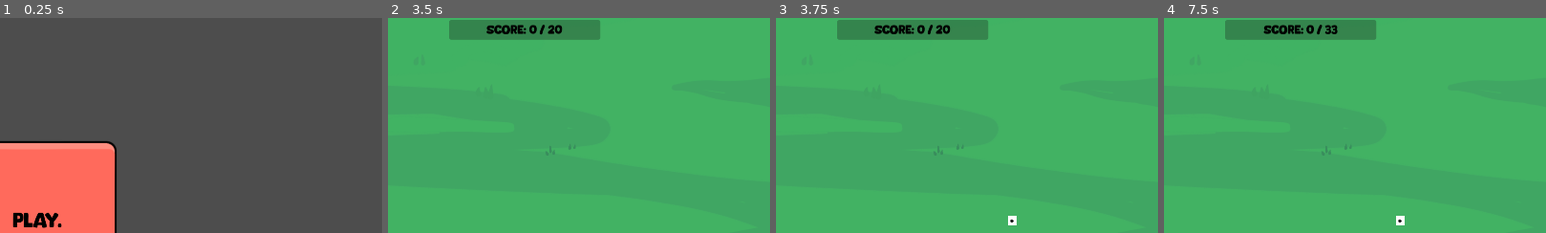
Above: before the commit, frames 1-4 (left to right).
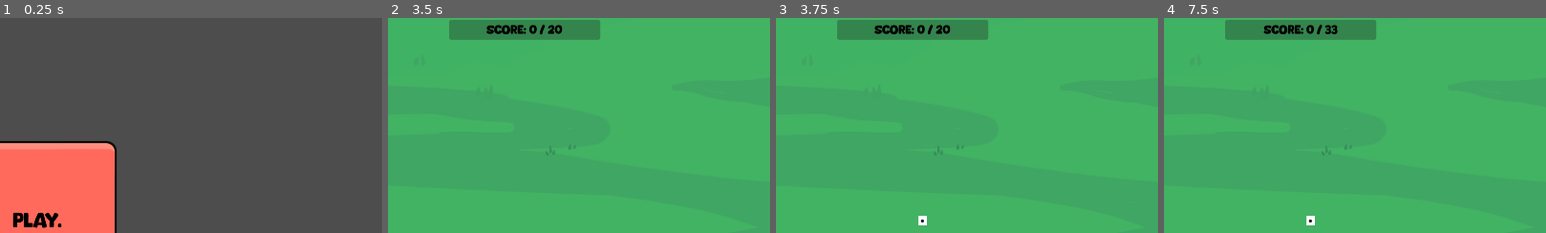
Above: after the commit, the same moments.

Repository: elliotfontaine/gmtk-2025-submission
Game: Godot game, scene res://scenes/main_menu.tscn
The game is run twice, just before and just after one commit, with the same random seed, the same clock (stepped at 60 frames per second) and the same inputs. The engine's default icon, where the game draws it, is replaced by a stand-in: a white triangle on a blue panel in a dark square.
Inputs (mouse positions are % of the whole screen's width and height, from its top left):
- Up to frame 1 (0.25 s): no input
- Up to frame 2 (3.5 s): click "play." at 0.5 s; click "Next Loop" at 1.25 s; click "Next Loop" at 2 s; click "RE-ROLL: 30" at 2.75 s
- Up to frame 3 (3.75 s): click (9, 48) at 3.52 s
- Up to frame 4 (7.5 s): click "RE-ROLL: 30" at 4.25 s; click (9, 48) at 5.02 s; click "RE-ROLL: 30" at 5.75 s; click (9, 48) at 6.52 s; click "Next Loop" at 7.25 s
The pictures show only the part of the screen within x 45-95%, y 3-53%; the shares and areas given below are measured in that part.

Frames 1-2 are identical in both runs. In frame 3, 0.2% of the frame differs, in the area x 37-63%, y 92-97%; in frame 4, 0.2%.

Commit message:
adjusted camera offset

Diff:
--- a/scenes/world.tscn
+++ b/scenes/world.tscn
@@ -18,7 +18,7 @@
 
 [node name="Camera2D" type="Camera2D" parent="."]
 unique_name_in_owner = true
-offset = Vector2(-500, 0)
+offset = Vector2(-275, 0)
 
 [node name="BgLayer" type="CanvasLayer" parent="."]
 layer = -10
